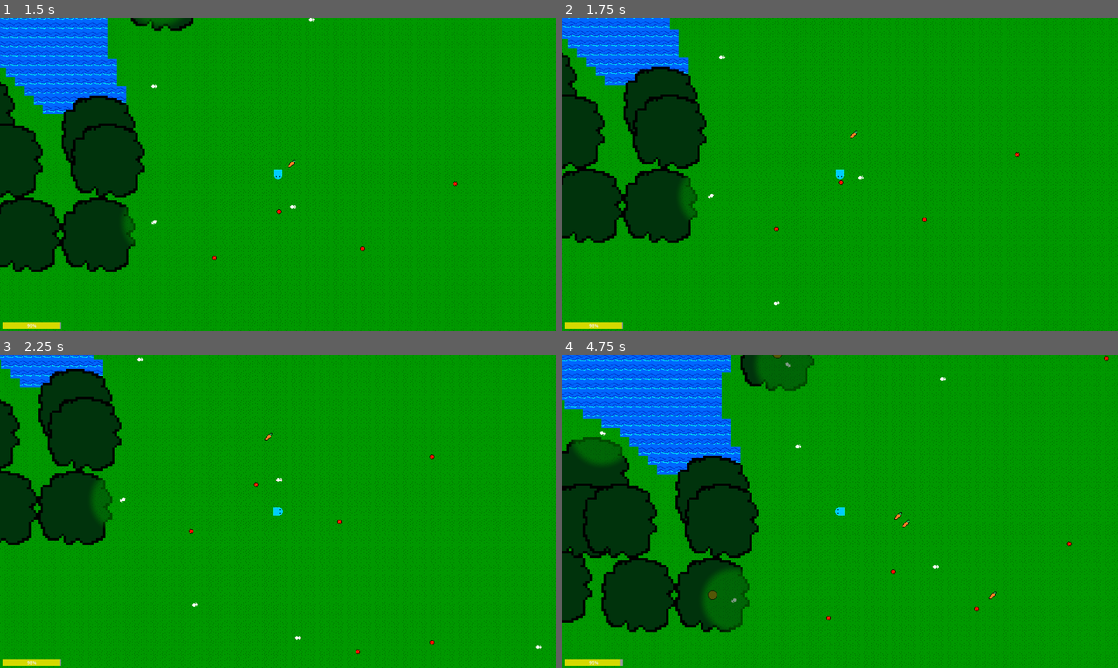
Above: before the commit, frames 1-4 (two rows, left to right).
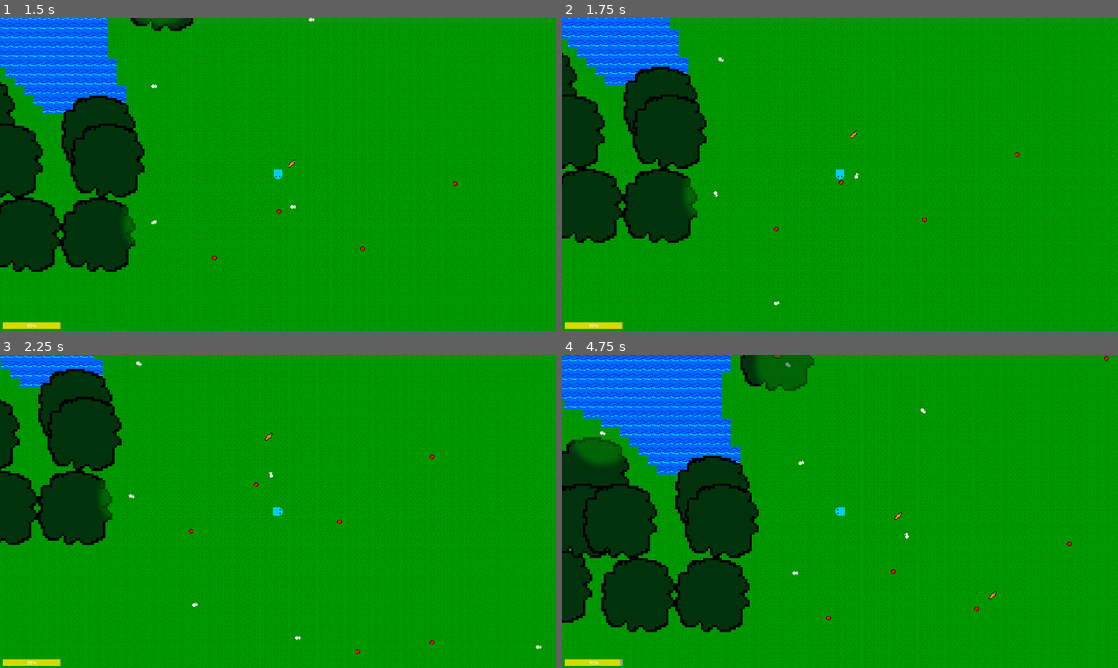
Above: after the commit, the same moments.

Repository: Kyhel/lost-in-pixels
Game: Godot game, scene res://scenes/game.tscn
The game is run twice, just before and just after one commit, with the same random seed, the same clock (stepped at 60 frames per second) and the same inputs.
Inputs:
- Up to frame 1 (1.5 s): hold Right (ui_right) 0.53-1.28 s; hold F (attack) 0.53-1.28 s; hold Down (ui_down) from 1.28 s (still down); tap Q (spawn_carrot) at 1.35 s
- Up to frame 2 (1.75 s): keep holding Down (ui_down)
- Up to frame 3 (2.25 s): release Down (ui_down) at 2.03 s; hold Right (ui_right) from 2.03 s (still down); hold F (attack) from 2.03 s (still down)
- Up to frame 4 (4.75 s): release Right (ui_right) at 2.78 s; release F (attack) at 2.78 s; hold Up (ui_up) 2.78-3.53 s; tap Q (spawn_carrot) at 2.85, 4.35 s; hold F (attack) 3.53-4.28 s; hold Left (ui_left) from 3.53 s (still down)

Frame 1 is identical in both runs. In frame 2, 0.1% of the frame differs, in the area x 21-55%, y 12-65%; in frame 3, 0.3%; in frame 4, 1.4%, in the area x 25-70%, y 7-89%.

Commit message:
Can tame rabbits again

Diff:
--- a/data/actors/animals/rabbit.tres
+++ b/data/actors/animals/rabbit.tres
@@ -18,4 +18,5 @@
 movement_types = Array[int]([1, 5])
 needs_eating = true
 hunger_decay_rate = 1.0
+taming_value_threshold = 20
 metadata/_custom_type_script = "uid://clk4ii14vm1a2"
